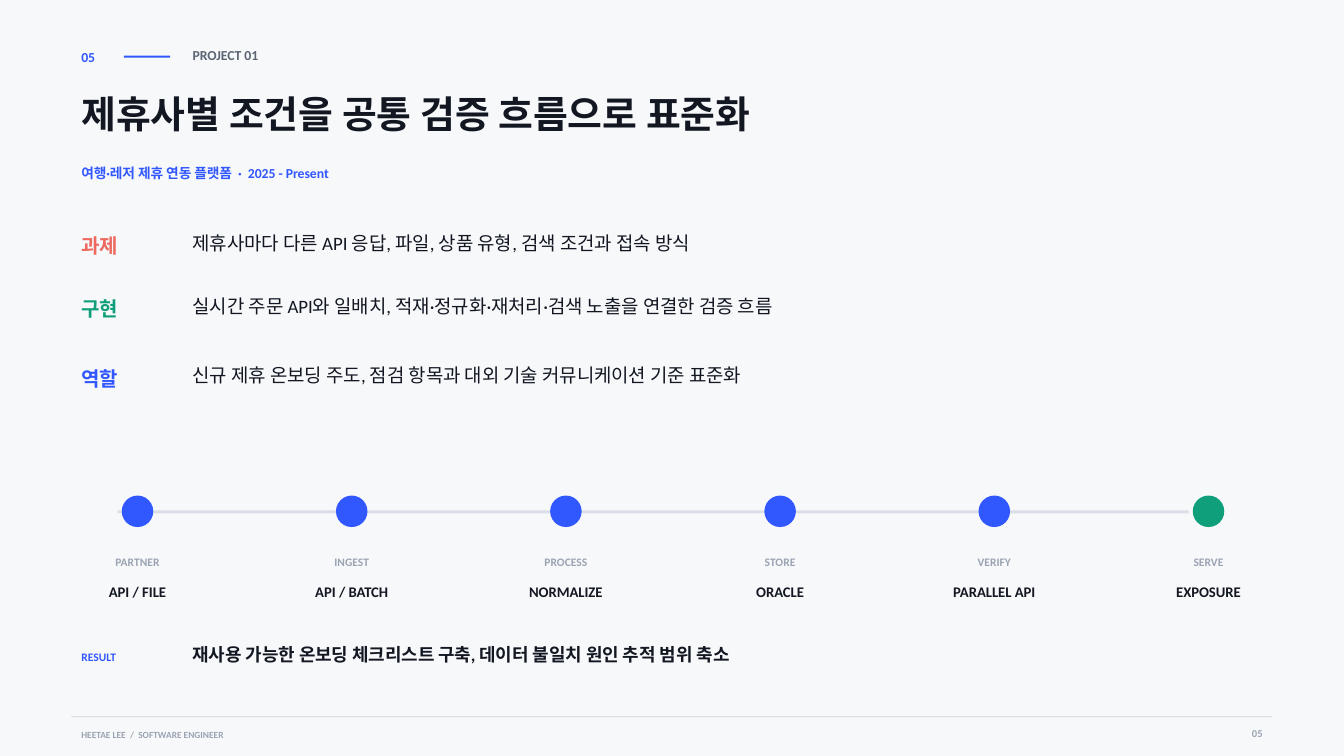
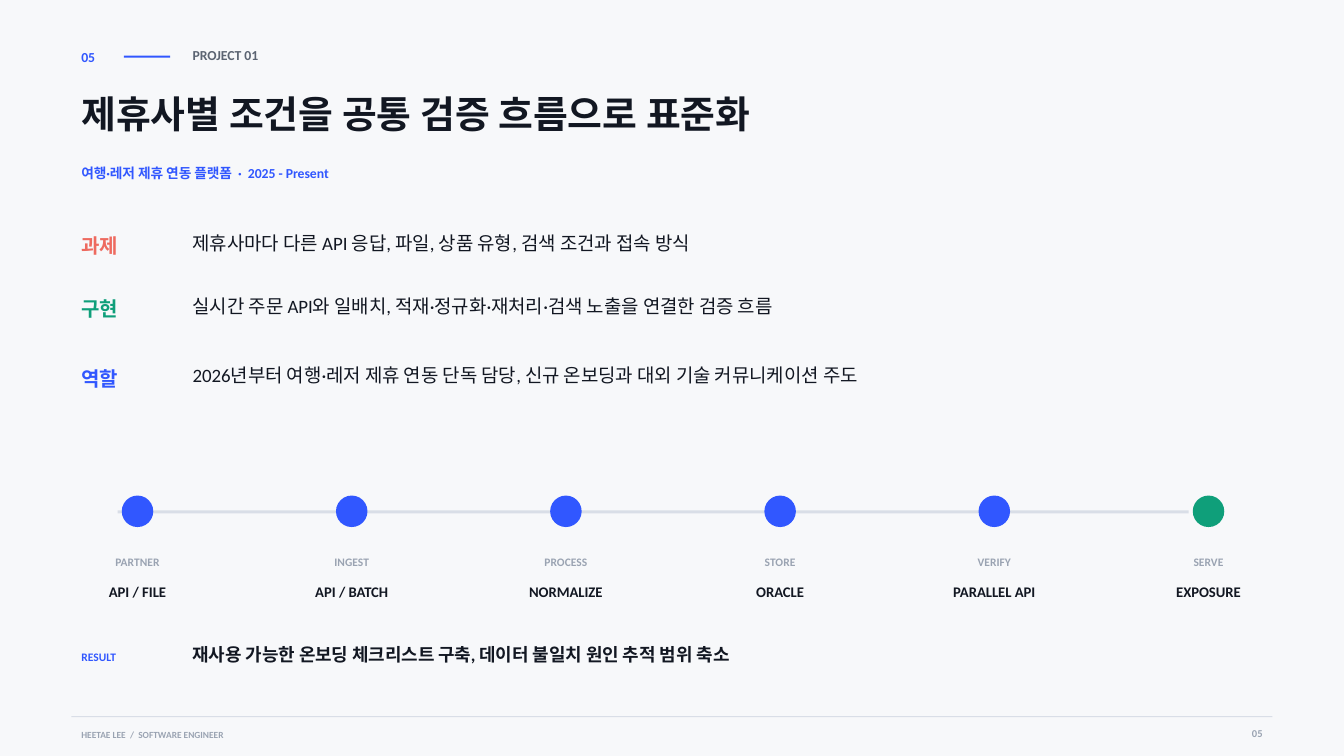
Before and after one commit to heetae-L/heetae-L.github.io, a slide deck: slide 5 of portfolio/heetae-lee-portfolio.pptx. Drawn at 1344x756 pixels with LibreOffice and Linux fonts; fonts in the diff are those of the drawing. Boxes give left, top, right and bottom in pixels: in the first picture for what was removed or moved away, otherwise in the second. Text is boxed around its words. In the diff, an @@ line names an element or a change of style, - is before the commit and + after.

```diff
--- a/portfolio/heetae-lee-portfolio.pptx
+++ b/portfolio/heetae-lee-portfolio.pptx
@@ text at (193, 366, 858, 384): text changed @@
-신규 제휴 온보딩 주도, 점검 항목과 대외 기술 커뮤니케이션 기준 표준화
+2026년부터 여행·레저 제휴 연동 단독 담당, 신규 온보딩과 대외 기술 커뮤니케이션 주도
```
Also in this commit, not shown: 5 other slides changed, 1 other file.
